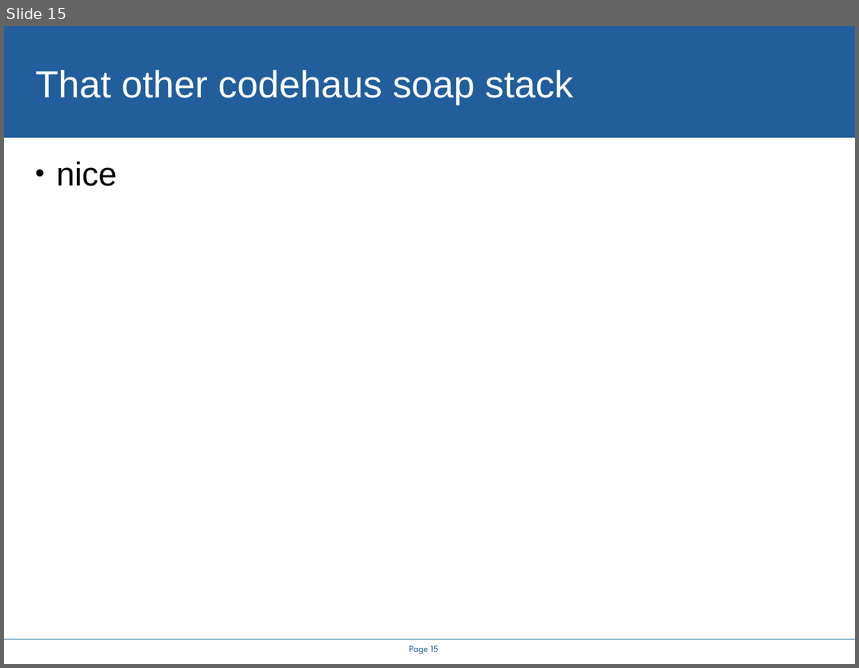
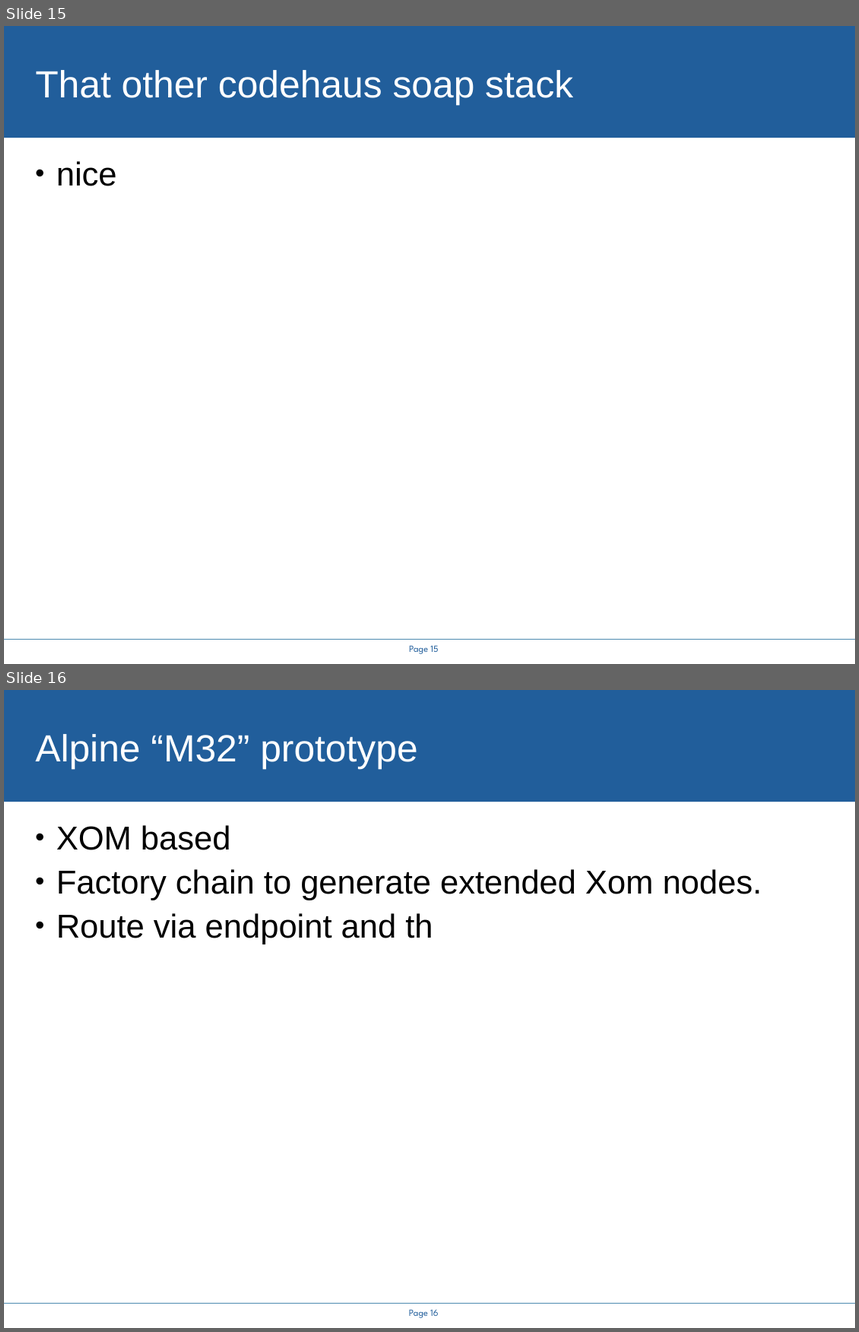
Before and after one commit to rhusar/smartfrog, a slide deck: projects/alpine/doc/icws2005/rethinking_the_java_SOAP_stack.ppt. Shown one above the other, each under a label of ours: slide 15 before the commit, slides 15 and 16 after it. The pictures are 859x668 and 859x1332 pixels, drawn with LibreOffice and Linux fonts; fonts in the diff are those of the drawing; background and template pictures are left out. Boxes give left, top, right and bottom in pixels: in the first picture for what was removed or moved away, otherwise in the second. Text is boxed around its words. In the diff, an @@ line names an element or a change of style, - is before the commit and + after.

```diff
--- a/projects/alpine/doc/icws2005/rethinking_the_java_SOAP_stack.ppt
+++ b/projects/alpine/doc/icws2005/rethinking_the_java_SOAP_stack.ppt
@@ slide 16 added at box(4, 690, 855, 1328), background #FFFFFF; not listed: 3 template elements that a slide beside it also shows @@
@@ title added at box(35, 734, 417, 769), 32 pt, text #FFFFFF @@
+Alpine “M32” prototype
@@ text added at box(56, 825, 762, 945), 28 pt, text #000000 @@
+• XOM based
+• Factory chain to generate extended Xom nodes.
+• Route via endpoint and th
```
Also in this commit, not shown: 1 slide changed, 12 other files.
